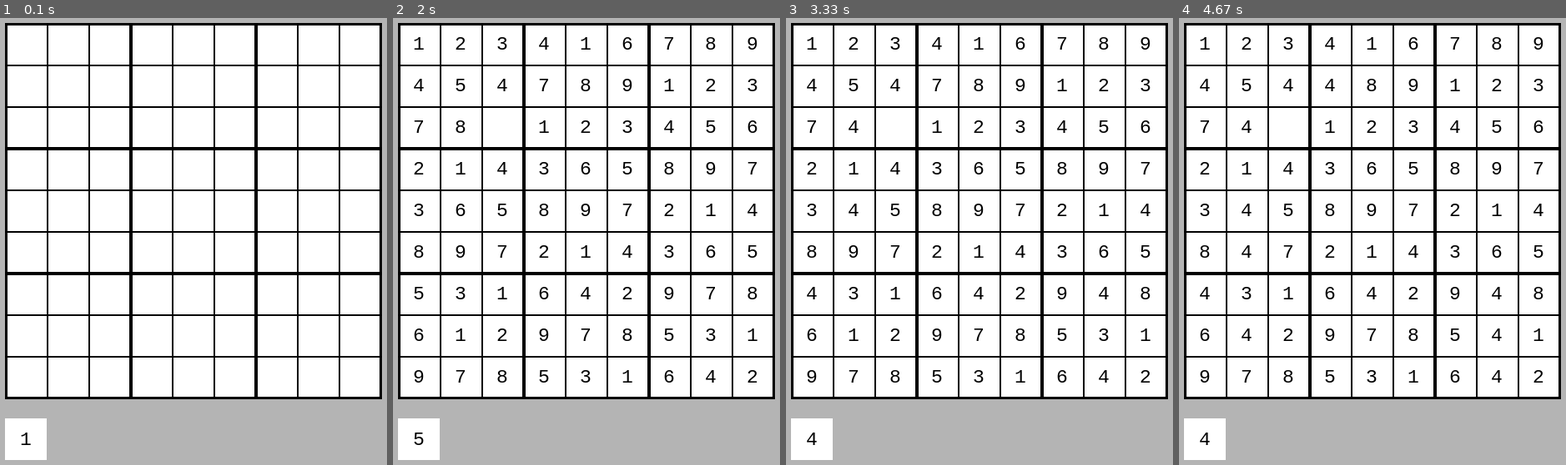
Above: before the commit, frames 1-4 (left to right).
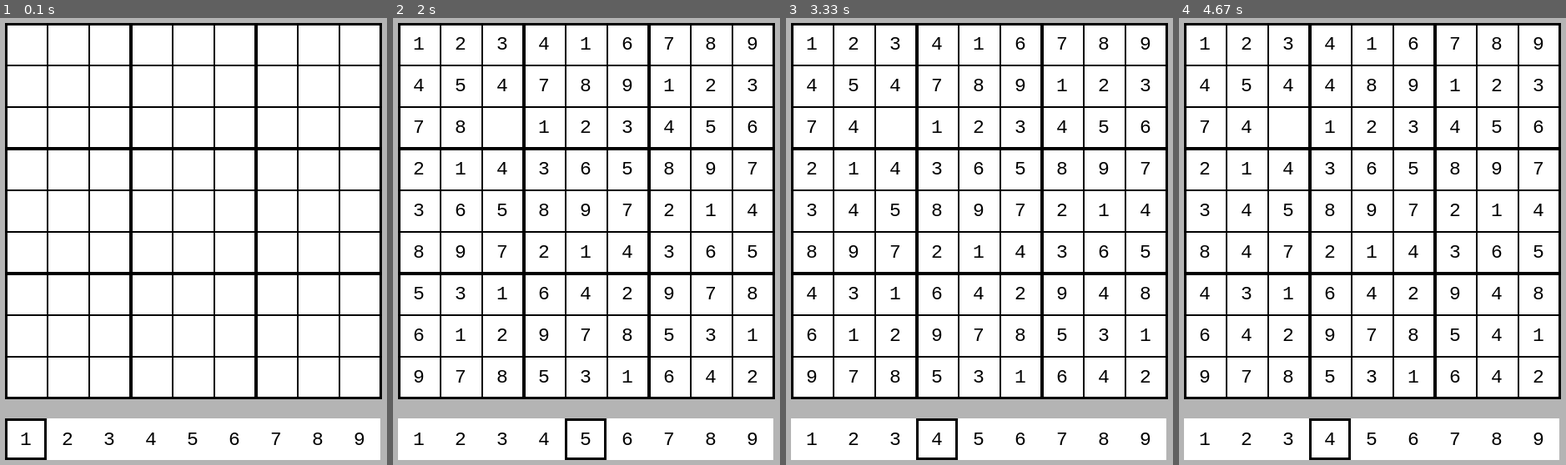
Above: after the commit, the same moments.

Repository: JingzOoi/pygame_sudoku_solver
Game: pygame game, started from main.py
The game is run twice, just before and just after one commit, with the same random seed, the same clock (stepped at 60 frames per second) and the same inputs.
Inputs (mouse positions are in pixels of both pictures, inside the frame that each line leads up to):
- Up to frame 1 (0.1 s): no input
- Up to frame 2 (2 s): tap Enter at 0.33 s; click (443, 348) at 0.72 s; click (594, 62) at 1.05 s; right-click (520, 129) at 1.38 s; tap 4 at 1.73 s; click (512, 67) at 1.75 s; tap 5 at 1.82 s
- Up to frame 3 (3.33 s): tap 4 at 2.03 s; click (828, 281) at 2.22 s; click (844, 134) at 2.55 s; click (844, 201) at 2.88 s; click (1103, 286) at 3.22 s
- Up to frame 4 (4.67 s): click (1229, 263) at 3.55 s; click (1511, 348) at 3.88 s; click (1345, 80) at 4.22 s; click (1256, 313) at 4.55 s

The runs differ from the first frame. In frame 1, 8.2% of the frame differs, in the area x 1-99%, y 89-99%; in frame 2, 8.0%; in frame 3, 8.0%; in frame 4, 8.0%.

Commit message:
slightly better looking candidates

Diff:
--- a/main.py
+++ b/main.py
@@ -87,6 +87,14 @@
         super().__init__(Board())
         self.current_value = 1
 
+    @property
+    def candidates(self):
+        candidate_dict = {}
+        for i in range(1, 10):
+            candidate_dict[i] = Grid((0, 0), i)
+            candidate_dict[i].coordinates = (candidate_dict[i].value * Grid.SIZE, self.board.BOTTOM + Grid.SIZE // 2)
+        return candidate_dict
+
     def change_current_value(self, num: int):
         """Changes the current value held by the mouse button."""
         self.current_value = num if 0 < num < 10 else 1
@@ -99,11 +107,12 @@
     def draw(self, surface: pygame.Surface):
         """Draws game elements and board."""
         self.board.draw(surface)
-        g = Grid((0, 0), self.current_value)
-        x = Grid.SIZE
-        y = self.board.BOTTOM + Grid.SIZE // 2
-        g.coordinates = (x, y)
-        g.draw(surface)
+        for g_index in list(self.candidates):
+            g = self.candidates[g_index]
+            g.draw(surface)
+        c_value_grid = self.candidates[self.current_value]
+        rect = pygame.Rect(c_value_grid.coordinates[0], c_value_grid.coordinates[1], Grid.SIZE, Grid.SIZE)
+        pygame.draw.rect(surface, Board.COLOR_LINE, rect, 3)
 
 
 class Window:
